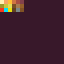
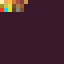
Layered file, before and after one edit (64 × 64). Changes by layer:
painted on "wood" over <box>24,0,28,4</box>
